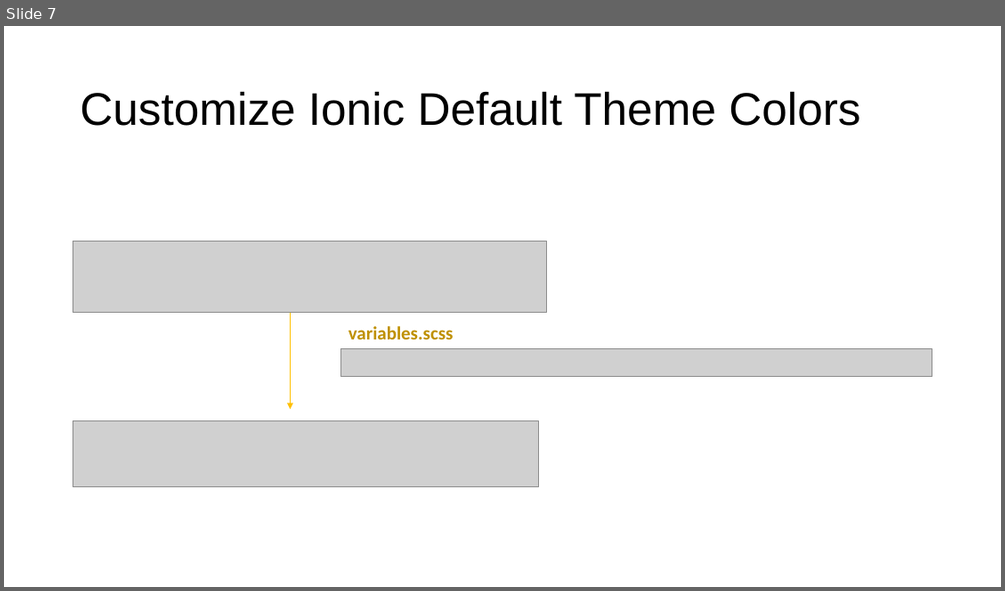
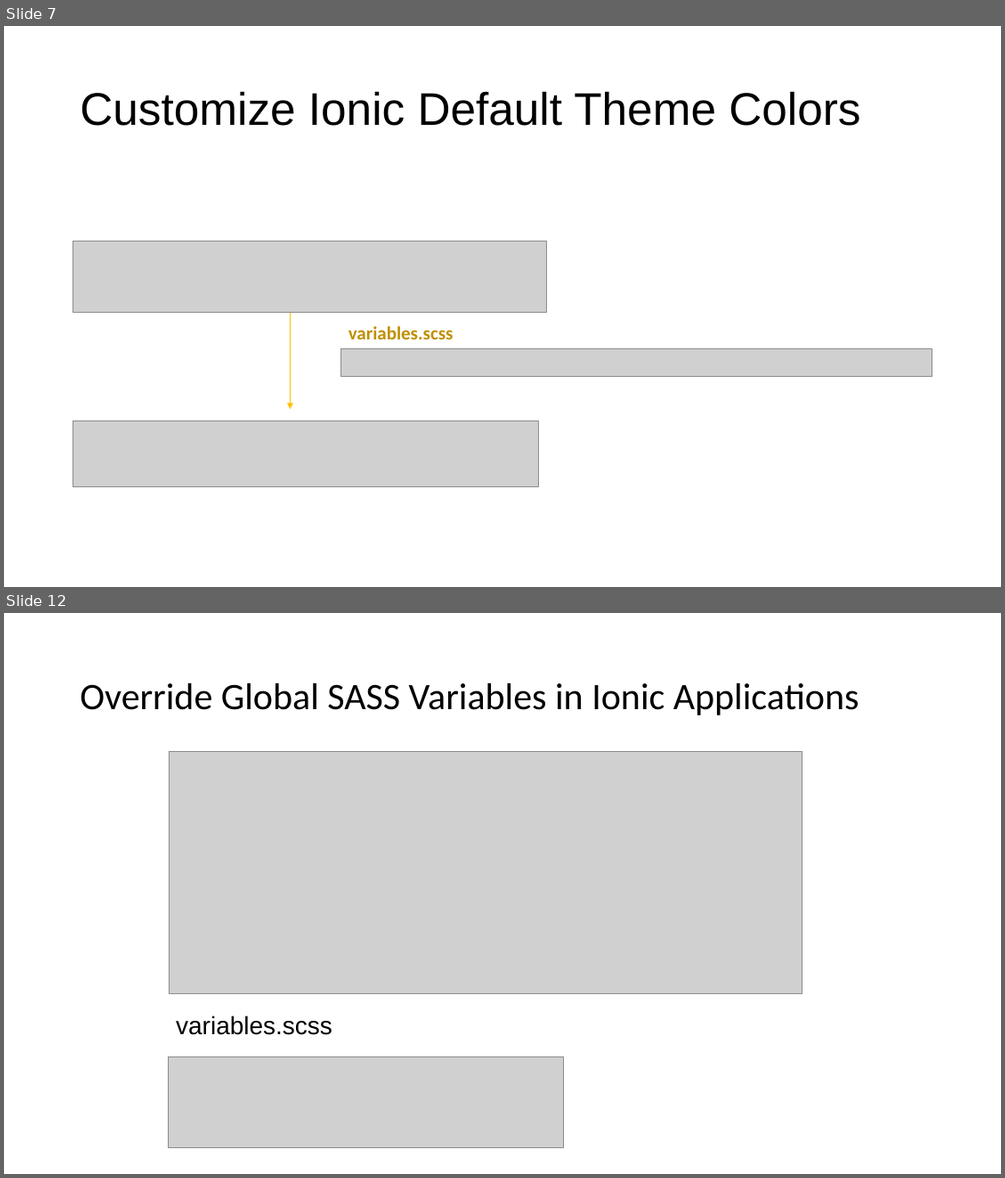
Before and after one commit to fauzisho/ionic-module-learning, a slide deck: 3. Design and Themes/Design and Theme.pptx. Shown one above the other, each under a label of ours: slide 7 before the commit, slides 7 and 12 after it; the slides between them are not shown. The pictures are 1005x591 and 1005x1178 pixels, drawn with LibreOffice and Linux fonts; fonts in the diff are those of the drawing; grey boxes stand for pictures. Boxes give left, top, right and bottom in pixels: in the first picture for what was removed or moved away, otherwise in the second. Text is boxed around its words. In the diff, an @@ line names an element or a change of style, - is before the commit and + after.

Commit message:
Override Global SASS Variables in Ionic Applications

```diff
--- a/3. Design and Themes/Design and Theme.pptx
+++ b/3. Design and Themes/Design and Theme.pptx
@@ slide 12 added at (4,613,1001,1174), background #FFFFFF @@
@@ title added at (80,683,859,715), 36 pt, text #000000 @@
+Override Global SASS Variables in Ionic Applications
@@ picture added at (169,751,802,994) @@
@@ text added at (176,1015,332,1035), 24 pt, text #000000 @@
+variables.scss
@@ picture added at (169,1056,563,1148) @@
```
Also in this commit, not shown: 4 other slides added, 3 other files.
